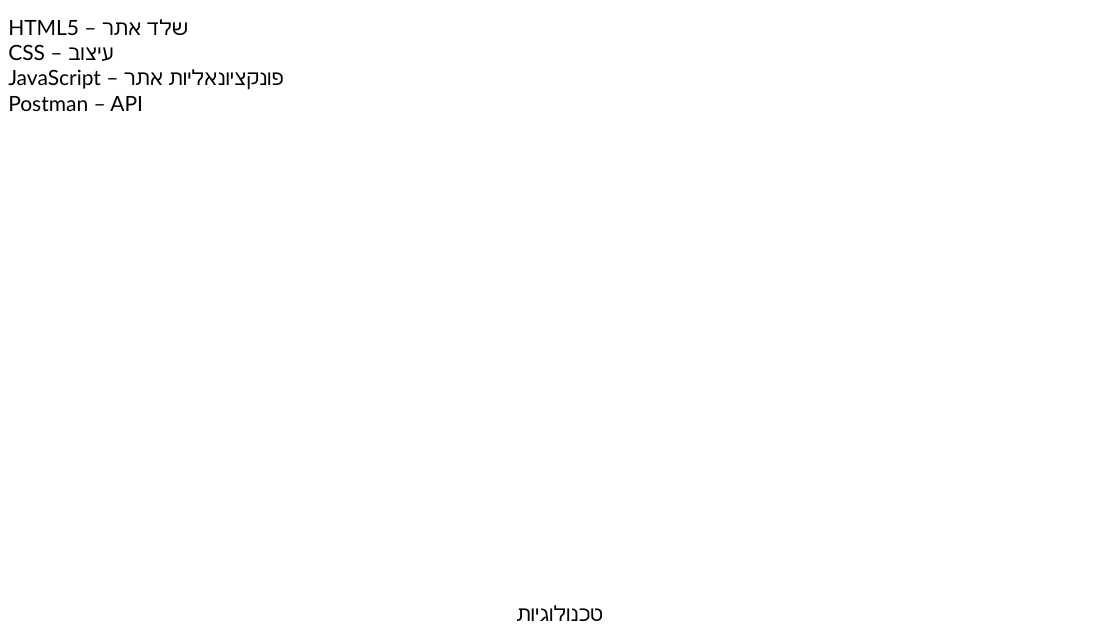
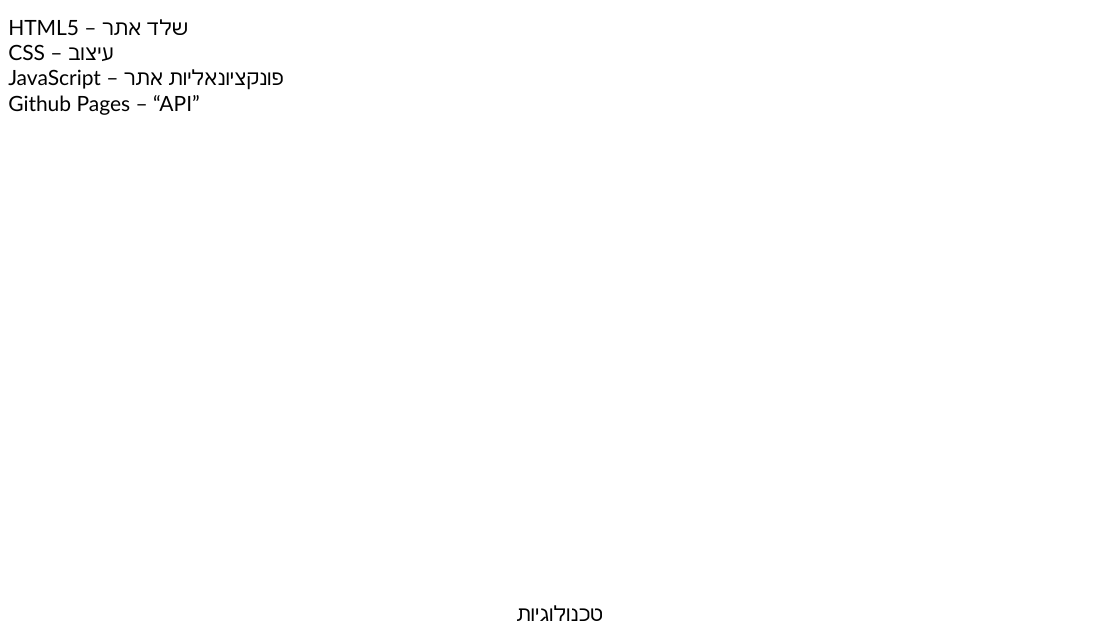
Before and after one commit to Daniel-Ingber/toDo, a slide deck: slide 4 of תיעוד/Presentation1.pptx. Drawn at 1120x630 pixels with LibreOffice and Linux fonts; fonts in the diff are those of the drawing. Boxes give left, top, right and bottom in pixels: in the first picture for what was removed or moved away, otherwise in the second. Text is boxed around its words. In the diff, an @@ line names an element or a change of style, - is before the commit and + after.

Commit message:
changed

```diff
--- a/תיעוד/Presentation1.pptx
+++ b/תיעוד/Presentation1.pptx
@@ text at <box>8,95,200,115</box>: text changed @@
-Postman – API
+Github Pages – “API”
```
Also in this commit, not shown: 1 slide added, 1 slide removed.
